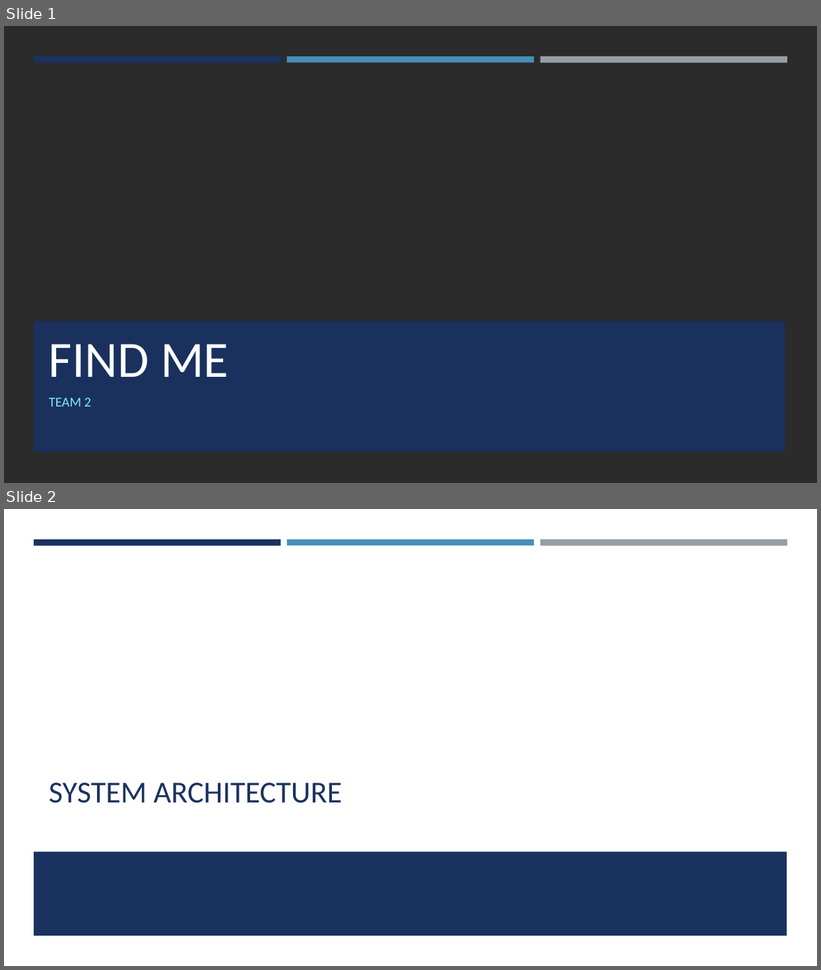
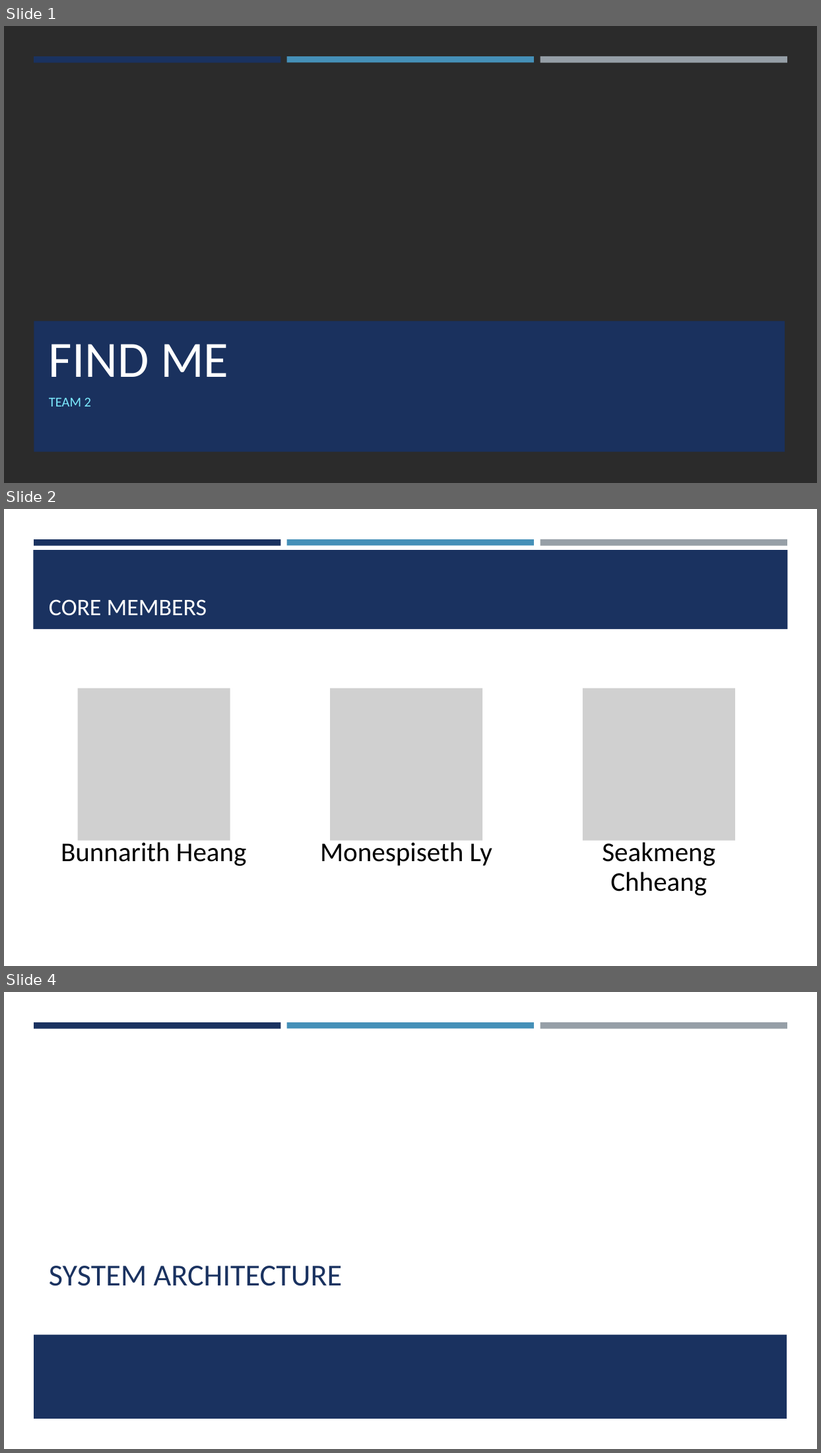
Before and after one commit to seakmengc/find_me, a slide deck: docs/find_me.pptx. Shown one above the other, each under a label of ours: slides 1 and 2 before the commit, slides 1, 2 and 4 after it; the slides between them are not shown. The pictures are 821x970 and 821x1453 pixels, drawn with LibreOffice and Linux fonts; fonts in the diff are those of the drawing; grey boxes stand for pictures; background and template pictures are left out; a plain dark background stands for a picture behind light text. Boxes give left, top, right and bottom in pixels: in the first picture for what was removed or moved away, otherwise in the second. Text is boxed around its words. In the diff, an @@ line names an element or a change of style, - is before the commit and + after.

Commit message:
added: core members page

```diff
--- a/docs/find_me.pptx
+++ b/docs/find_me.pptx
@@ slide 2 added at (x1=4, y1=509, x2=817, y2=966), background #FFFFFF; not listed: 3 template elements that a slide beside it also shows @@
@@ rectangle added at (x1=33, y1=550, x2=788, y2=629), fill #1A3260 @@
@@ title added at (x1=49, y1=599, x2=207, y2=616), 28 pt, text #FFFFFF @@
+CORE MEMBERS
@@ group added at (x1=61, y1=689, x2=735, y2=896): 3 pictures, 3 texts @@
+Bunnarith Heang
+Monespiseth Ly
+Seakmeng Chheang
@@ what was slide 2 is now slide 4 @@
```
Also in this commit, not shown: 1 slide changed, 1 other slide added.
